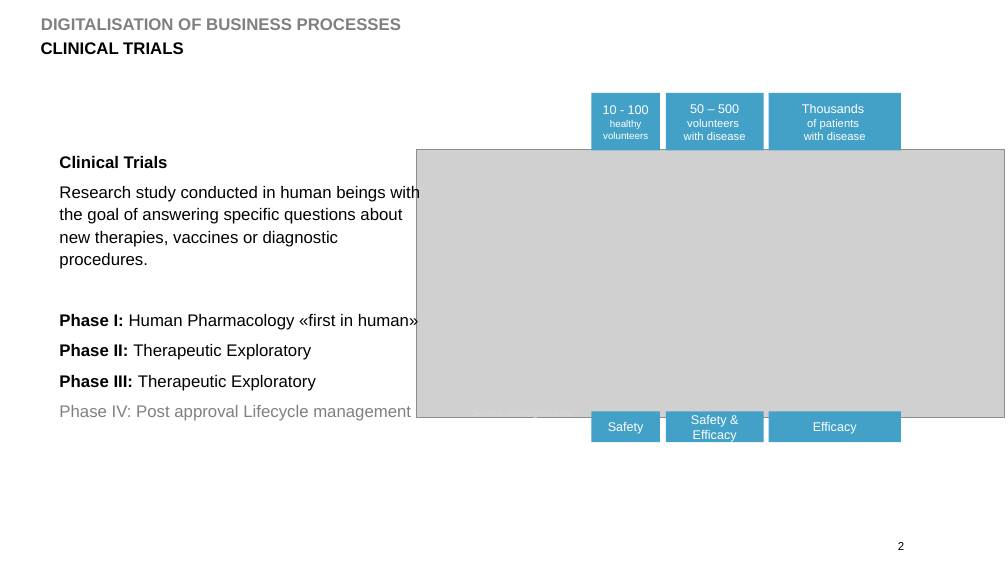
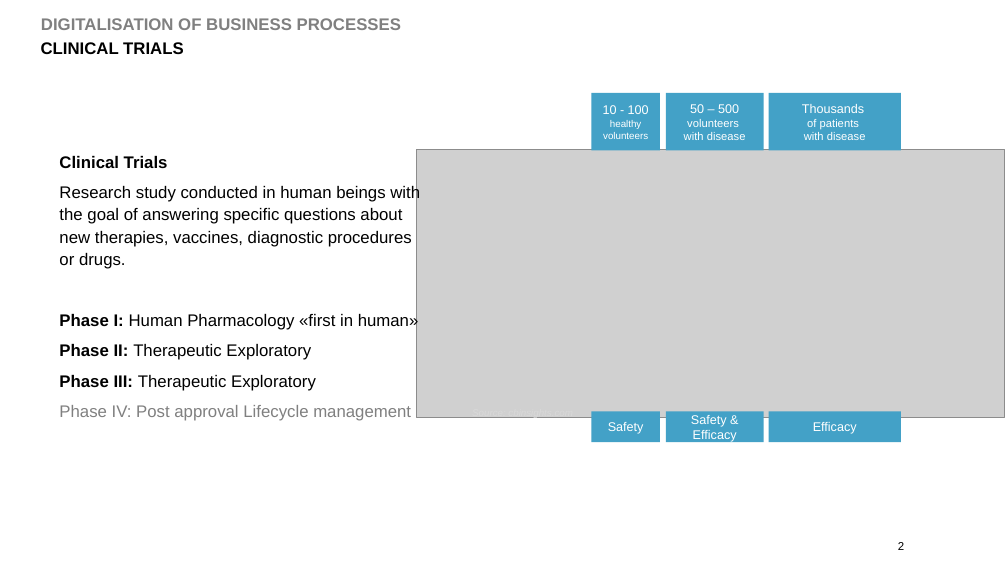
Before and after one commit to DigiBP/Team-Film-Festival-Locarno, a slide deck: slide 2 of Presentation/DBP - Clinical Trial Recruitment.pptx. Drawn at 1008x567 pixels with LibreOffice and Linux fonts; fonts in the diff are those of the drawing; grey boxes stand for pictures; background and template pictures are left out. Boxes give left, top, right and bottom in pixels: in the first picture for what was removed or moved away, otherwise in the second. Text is boxed around its words. In the diff, an @@ line names an element or a change of style, - is before the commit and + after.

```diff
--- a/Presentation/DBP - Clinical Trial Recruitment.pptx
+++ b/Presentation/DBP - Clinical Trial Recruitment.pptx
@@ text at [59, 185, 420, 269]: text changed @@
-Research study conducted in human beings with the goal of answering specific questions about new therapies, vaccines or diagnostic procedures.
+Research study conducted in human beings with the goal of answering specific questions about new therapies, vaccines, diagnostic procedures or drugs.
```
Also in this commit, not shown: 1 other slide changed.
